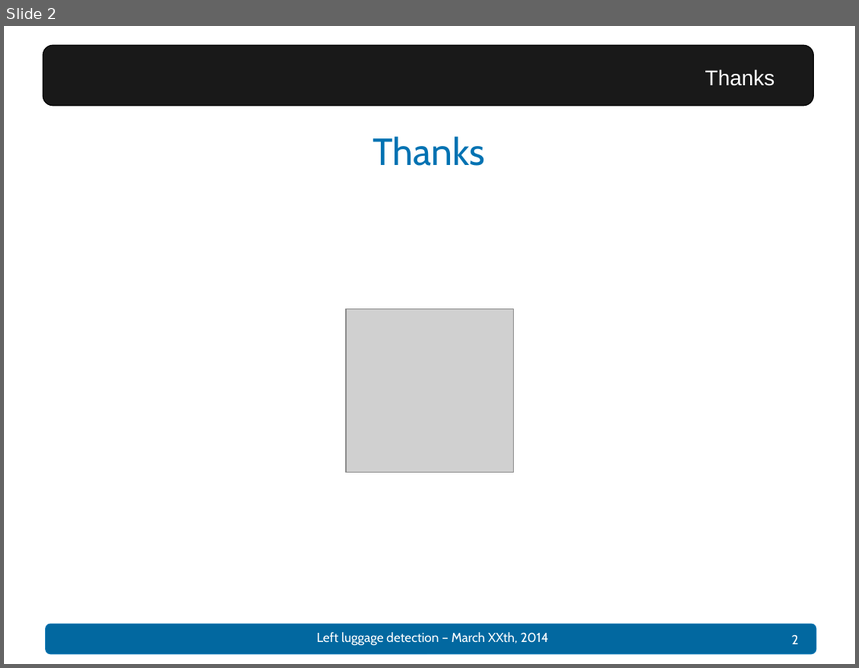
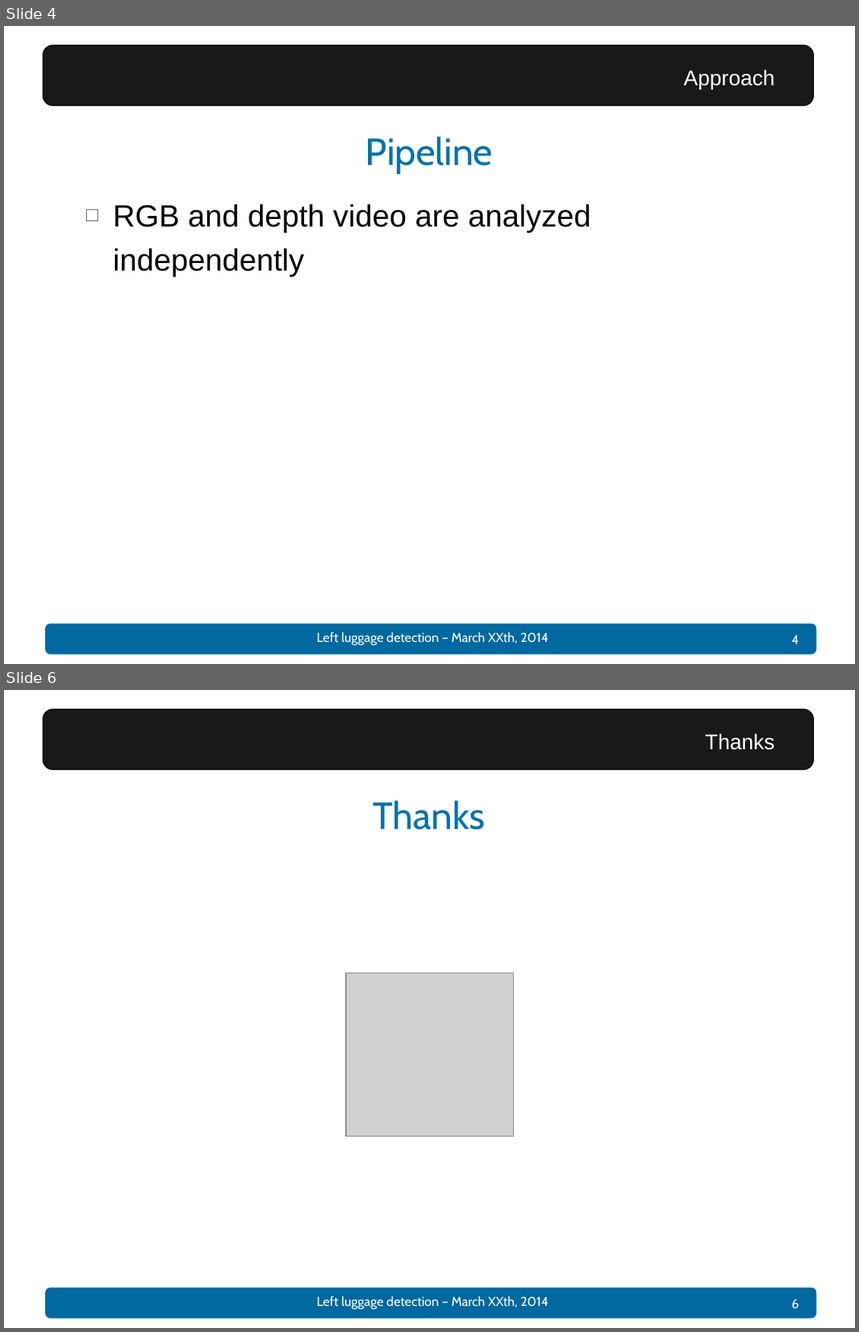
Before and after one commit to Dining-Engineers/left-luggage-detection, a slide deck: docs/Presentation - Left luggage detection.pptx. Shown one above the other, each under a label of ours: slide 2 before the commit, slides 4 and 6 after it; the slides between them are not shown. The pictures are 859x668 and 859x1332 pixels, drawn with LibreOffice and Linux fonts; fonts in the diff are those of the drawing; grey boxes stand for pictures; background and template pictures are left out. Boxes give left, top, right and bottom in pixels: in the first picture for what was removed or moved away, otherwise in the second. Text is boxed around its words. In the diff, an @@ line names an element or a change of style, - is before the commit and + after.

```diff
--- a/docs/Presentation - Left luggage detection.pptx
+++ b/docs/Presentation - Left luggage detection.pptx
@@ slide 4 added at box(4, 26, 855, 664), background #FFFFFF; not listed: 4 template elements that a slide beside it also shows @@
@@ text added at box(684, 69, 775, 89), 18 pt, text #FFFFFF @@
+Approach
@@ title added at box(366, 136, 493, 173), 32 pt, text #0272B2 @@
+Pipeline
@@ text added at box(113, 204, 591, 277), 26 pt, text #000000 @@
+□ RGB and depth video are analyzed independently
@@ what was slide 2 is now slide 6 @@
@@ page number at box(792, 1300, 800, 1309): text changed @@
-2
+6
```
Also in this commit, not shown: 3 other slides added.
